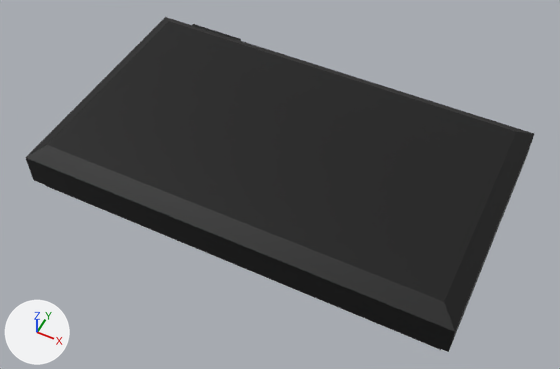
Before and after pictures for a commit that changed the glTF model src/map/rooms/_res/models/s1_room.glb.
Both versions are drawn from a 50 mm camera at (19.4, -30.2, 29.5) aimed at (7.8, -6.9, 0.4). Every picture has the same lights, and +X, +Y and +Z are marked at lower left. The picture after the commit comes second. Vertices at exactly the same position are counted once.

The first picture shows 's1-room'.
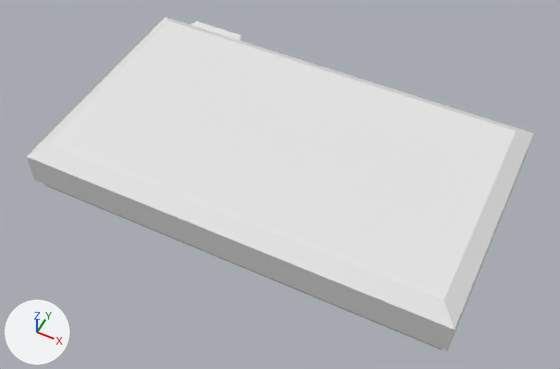
Scene script edits in JSON lines:
```json
{"op": "add", "block": "mat_checker_4", "code": ["mat_checker_4 = principled_material('checker_4')", "mat_checker_4.base_color = (0.8, 0.8, 0.8)  # white #e7e7e7"]}
{"op": "add", "block": "mat_checker_1", "code": ["mat_checker_1 = principled_material('checker_1')", "mat_checker_1.base_color = (0.8, 0.8, 0.8)  # white #e7e7e7"]}
{"op": "add", "block": "mat_checker_3", "code": ["mat_checker_3 = principled_material('checker_3')", "mat_checker_3.base_color = (0.8, 0.8, 0.8)  # white #e7e7e7"]}
{"op": "add", "block": "mat_checker_2", "code": ["mat_checker_2 = principled_material('checker_2')", "mat_checker_2.base_color = (0.8, 0.8, 0.8)  # white #e7e7e7"]}
{"block": "me_s1_room", "where": "# used by ob_s1_room; location = (0.0, 0.0, 0.0)"}
{"op": "remove", "block": "me_s1_room", "code": "me_s1_room.from_pydata(...)  # 115 vertices, 194 faces; spans x -3.3..18.3, y -12.3..0.7, z 0.0..2.8"}
{"op": "add", "block": "me_s1_room", "code": "me_s1_room.from_pydata(...)  # 117 vertices, 204 faces; spans x -3.3..18.3, y -12.3..0.8, z 0.0..2.8"}
{"block": "me_s1_room", "change": "me_s1_room part 1"}
{"block": "me_s1_room", "change": "3 vertices are removed from x -1.6..1.6, y 0.3..0.5, z 2.2"}
{"block": "me_s1_room", "change": "13 faces are deleted"}
{"block": "me_s1_room", "change": "5 vertices are added at (1.6, 0.3, 2.3), (-1.6, 0.5, 2.3), (-1.5, 0.5, 2.3), (1.5, 0.8, 2.3), (-1.5, 0.8, 2.3)"}
{"block": "me_s1_room", "change": "15 new faces join them, mat_checker_1 (white #e7e7e7)"}
{"block": "me_s1_room", "change": "8 new faces join them, mat_checker_2 (white #e7e7e7)"}
{"block": "me_s1_room", "change": "me_s1_room part 2: 83 faces spanning x -3.3..18.3, y -12.3..0.5, z 0.0..2.3 switch from mat_corridor (black #000000) to mat_checker_1 (white #e7e7e7)"}
{"block": "me_s1_room", "change": "me_s1_room part 3: 28 faces spanning x -3.3..18.3, y -12.3..0.3, z 2.3..2.8 switch from mat_corridor (black #000000) to mat_checker_2 (white #e7e7e7)"}
{"block": "me_s1_room", "change": "me_s1_room part 4: 64 faces spanning x -3.3..18.3, y -12.3..0.5, z 0.0..0.6 switch from mat_corridor (black #000000) to mat_checker_4 (white #e7e7e7)"}
{"op": "add", "block": "me_s1_room", "code": "me_s1_room.materials.append(mat_checker_3)  # white #e7e7e7"}
```

Pixel boxes (x1, y1, x2, y2) of what changed, in the pictures (560 x 369 px):
```json
{"object": "s1-room", "change": "reshaped", "before": [25, 17, 534, 352], "after": [27, 17, 534, 351]}
{"part": 1, "of": "me_s1_room", "change": "built on", "before": [192, 24, 246, 43], "after": [191, 21, 244, 43]}
{"part": 2, "of": "me_s1_room", "change": "recoloured", "before": [26, 136, 534, 352], "after": [27, 40, 533, 351]}
{"part": 3, "of": "me_s1_room", "change": "recoloured", "before": [27, 17, 534, 330], "after": [27, 17, 534, 330]}
{"part": 4, "of": "me_s1_room", "change": "recoloured", "before": [47, 186, 441, 350], "after": [47, 186, 441, 350]}
```
